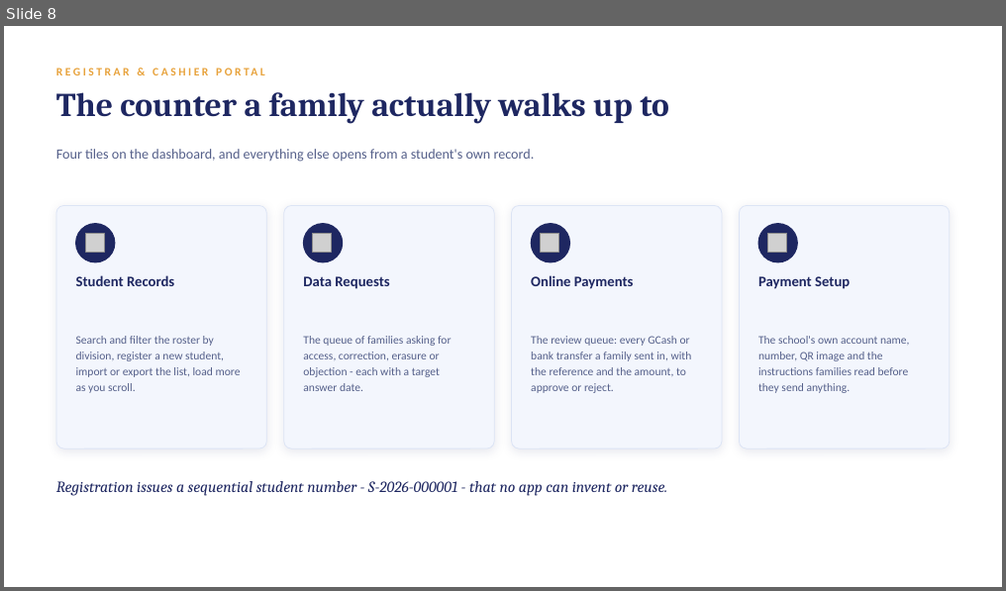
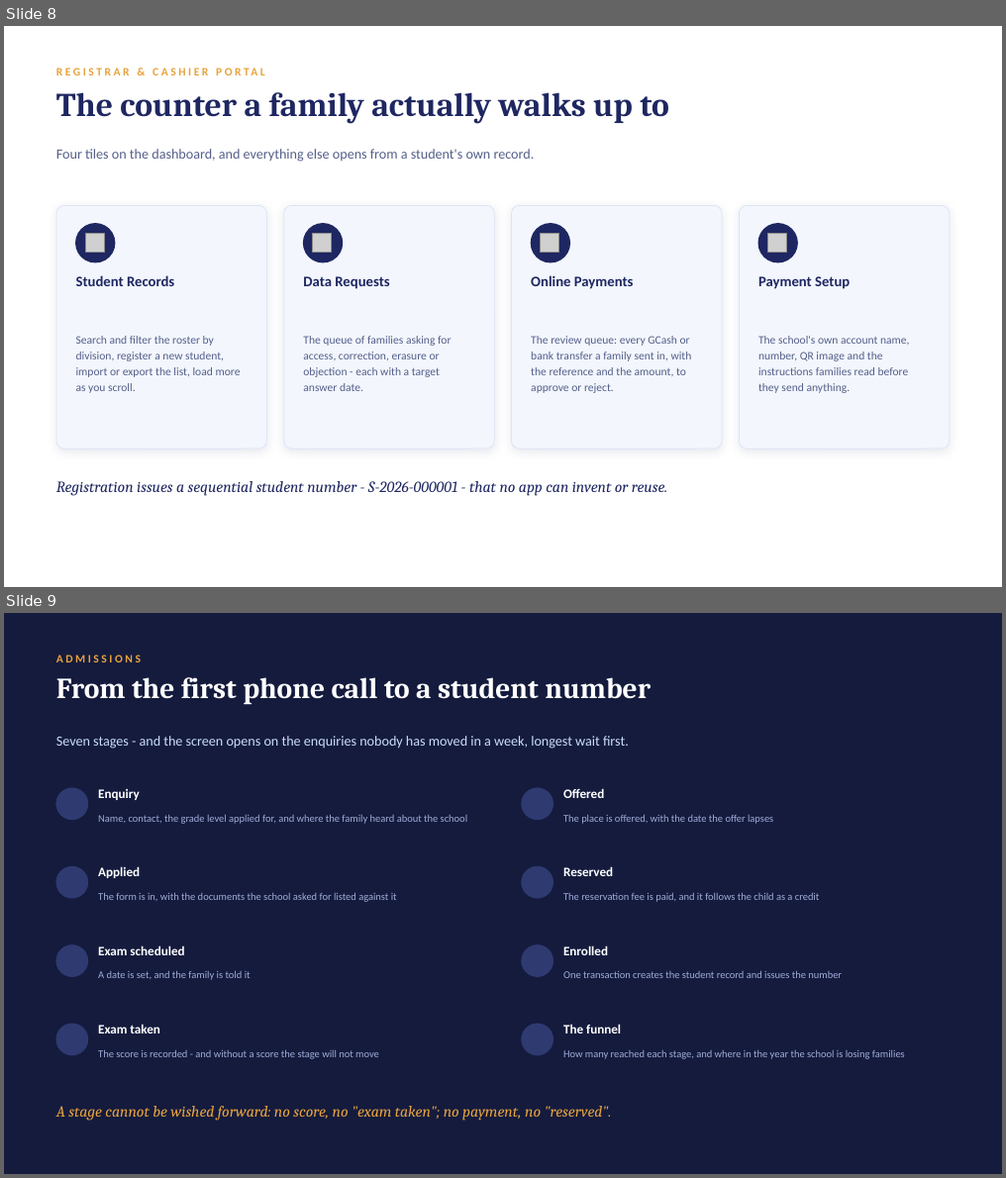
Before and after one commit to jcem0615-rgb/School-saas, a slide deck: marketing/LogicClass-Demo.pptx. Shown one above the other, each under a label of ours: slide 8 before the commit, slides 8 and 9 after it. The pictures are 1006x591 and 1006x1178 pixels, drawn with LibreOffice and Linux fonts; fonts in the diff are those of the drawing; grey boxes stand for pictures; background and template pictures are left out. Boxes give left, top, right and bottom in pixels: in the first picture for what was removed or moved away, otherwise in the second. Text is boxed around its words. In the diff, an @@ line names an element or a change of style, - is before the commit and + after.

```diff
--- a/marketing/LogicClass-Demo.pptx
+++ b/marketing/LogicClass-Demo.pptx
@@ slide 9 added at box(4, 613, 1002, 1174), background #141B3D @@
@@ text added at box(56, 655, 141, 663), 11 pt, text #E8A33D, bold @@
+ADMISSIONS
@@ text added at box(56, 677, 650, 705), 28 pt, text #FFFFFF, bold @@
+From the first phone call to a student number
@@ text added at box(56, 736, 629, 749), 13.5 pt, text #CADCFC @@
+Seven stages - and the screen opens on the enquiries nobody has moved in a week, longest wait first.
@@ ellipse added at box(56, 788, 88, 820), fill #2E3A70, outline #2E3A70 1 pt @@
@@ text added at box(98, 789, 140, 800), 12.5 pt, text #FFFFFF, bold @@
+Enquiry
@@ ellipse added at box(522, 788, 553, 820), fill #2E3A70, outline #2E3A70 1 pt @@
@@ text added at box(563, 788, 604, 798), 12.5 pt, text #FFFFFF, bold @@
+Offered
@@ text added at box(98, 815, 467, 824), 10 pt, text #9EABD6 @@
+Name, contact, the grade level applied for, and where the family heard about the school
@@ text added at box(563, 815, 773, 824), 10 pt, text #9EABD6 @@
+The place is offered, with the date the offer lapses
@@ ellipse added at box(56, 866, 88, 898), fill #2E3A70, outline #2E3A70 1 pt @@
@@ text added at box(98, 866, 140, 878), 12.5 pt, text #FFFFFF, bold @@
+Applied
@@ ellipse added at box(522, 866, 553, 898), fill #2E3A70, outline #2E3A70 1 pt @@
@@ text added at box(563, 866, 613, 876), 12.5 pt, text #FFFFFF, bold @@
+Reserved
@@ text added at box(98, 893, 397, 902), 10 pt, text #9EABD6 @@
+The form is in, with the documents the school asked for listed against it
@@ text added at box(563, 893, 820, 902), 10 pt, text #9EABD6 @@
+The reservation fee is paid, and it follows the child as a credit
@@ ellipse added at box(56, 946, 88, 977), fill #2E3A70, outline #2E3A70 1 pt @@
@@ text added at box(98, 946, 184, 956), 12.5 pt, text #FFFFFF, bold @@
+Exam scheduled
@@ ellipse added at box(522, 946, 553, 977), fill #2E3A70, outline #2E3A70 1 pt @@
@@ text added at box(563, 946, 608, 956), 12.5 pt, text #FFFFFF, bold @@
+Enrolled
@@ text added at box(98, 971, 251, 980), 10 pt, text #9EABD6 @@
+A date is set, and the family is told it
@@ text added at box(563, 971, 842, 978), 10 pt, text #9EABD6 @@
+One transaction creates the student record and issues the number
@@ ellipse added at box(56, 1024, 88, 1056), fill #2E3A70, outline #2E3A70 1 pt @@
@@ text added at box(98, 1024, 159, 1034), 12.5 pt, text #FFFFFF, bold @@
+Exam taken
@@ ellipse added at box(522, 1024, 553, 1056), fill #2E3A70, outline #2E3A70 1 pt @@
@@ text added at box(563, 1024, 621, 1034), 12.5 pt, text #FFFFFF, bold @@
+The funnel
@@ text added at box(98, 1051, 379, 1059), 10 pt, text #9EABD6 @@
+The score is recorded - and without a score the stage will not move
@@ text added at box(563, 1051, 905, 1059), 10 pt, text #9EABD6 @@
+How many reached each stage, and where in the year the school is losing families
@@ text added at box(56, 1106, 612, 1120), 15 pt, text #E8A33D, italic @@
+A stage cannot be wished forward: no score, no "exam taken"; no payment, no "reserved".
```
Also in this commit, not shown: 2 slides changed, 6 other slides added, 7 other files.
